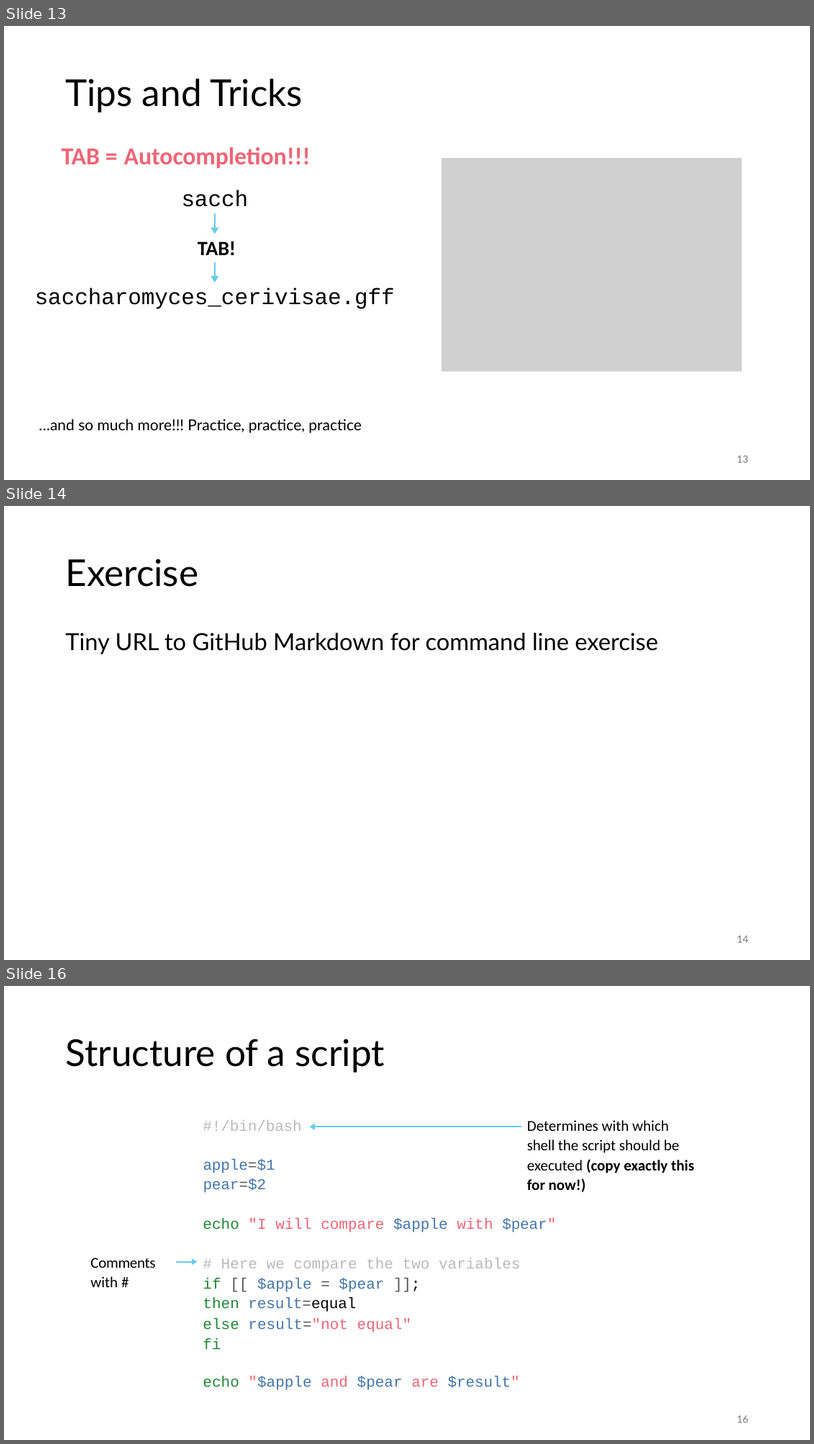
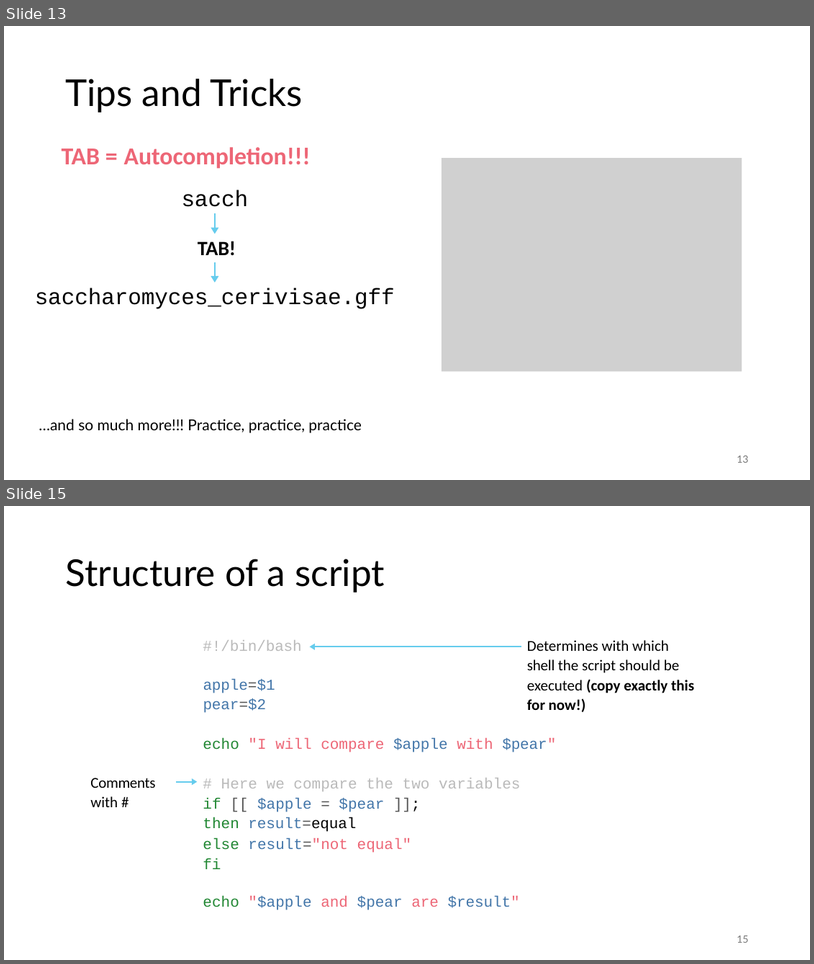
Before and after one commit to chickaroo/Bash_Workshop, a slide deck: Bash_Workshop_Slides.pptx. Shown one above the other, each under a label of ours: slides 13, 14 and 16 before the commit, slides 13 and 15 after it; the slides between them are not shown. The pictures are 814x1444 and 814x964 pixels, drawn with LibreOffice and Linux fonts; fonts in the diff are those of the drawing; grey boxes stand for pictures. Boxes give left, top, right and bottom in pixels: in the first picture for what was removed or moved away, otherwise in the second. Text is boxed around its words. In the diff, an @@ line names an element or a change of style, - is before the commit and + after.

```diff
--- a/Bash_Workshop_Slides.pptx
+++ b/Bash_Workshop_Slides.pptx
@@ slide 14 removed at <box>4,506,810,960</box>, background #FFFFFF @@
@@ title removed at <box>65,559,198,587</box> @@
-Exercise
@@ text removed at <box>65,633,658,654</box> @@
-Tiny URL to GitHub Markdown for command line exercise
@@ page number removed at <box>737,935,748,942</box> @@
-14
@@ what was slide 16 is now slide 15 @@
@@ page number at <box>737,935,748,942</box>: text changed @@
-16
+15
```
Also in this commit, not shown: 6 slides changed, 2 slides added, 1 other slide removed, 1 other file.
